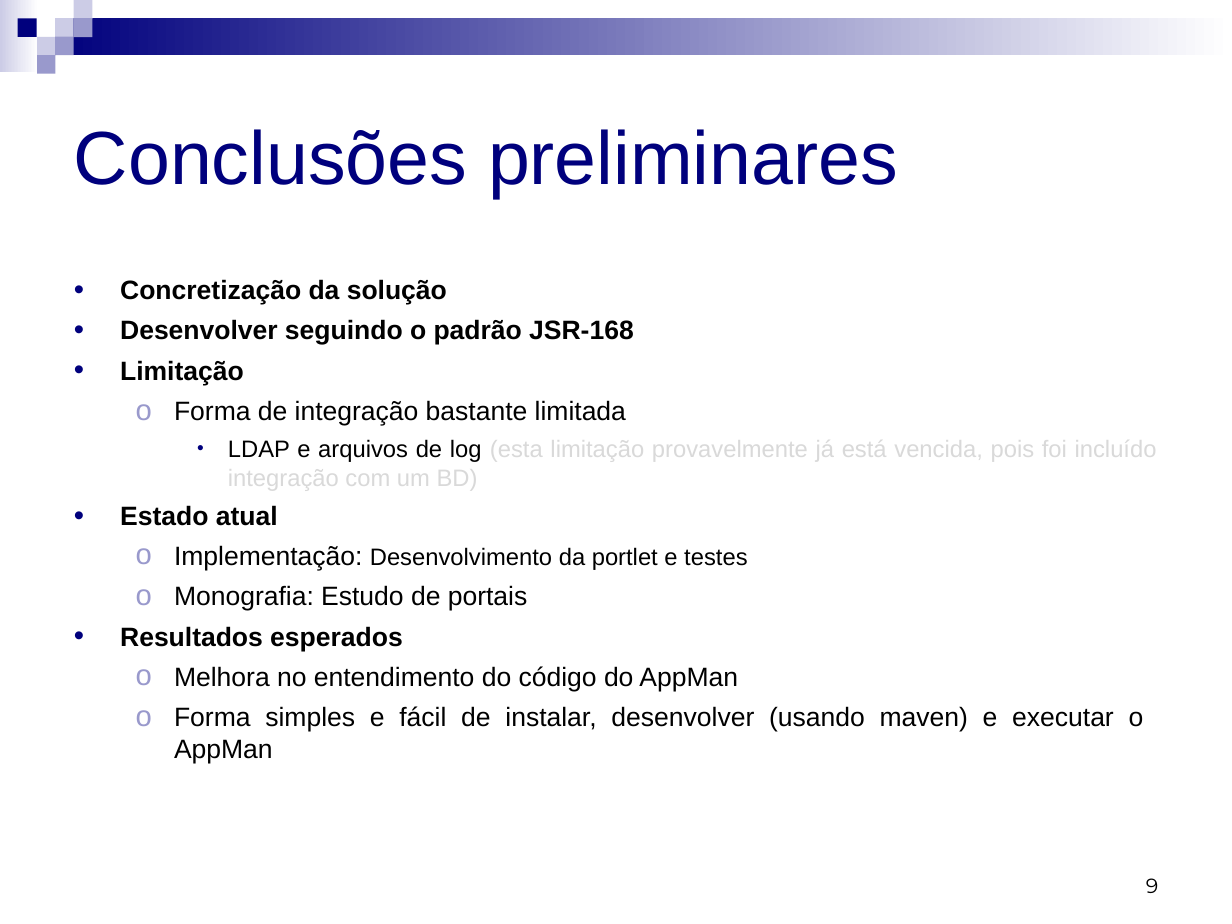
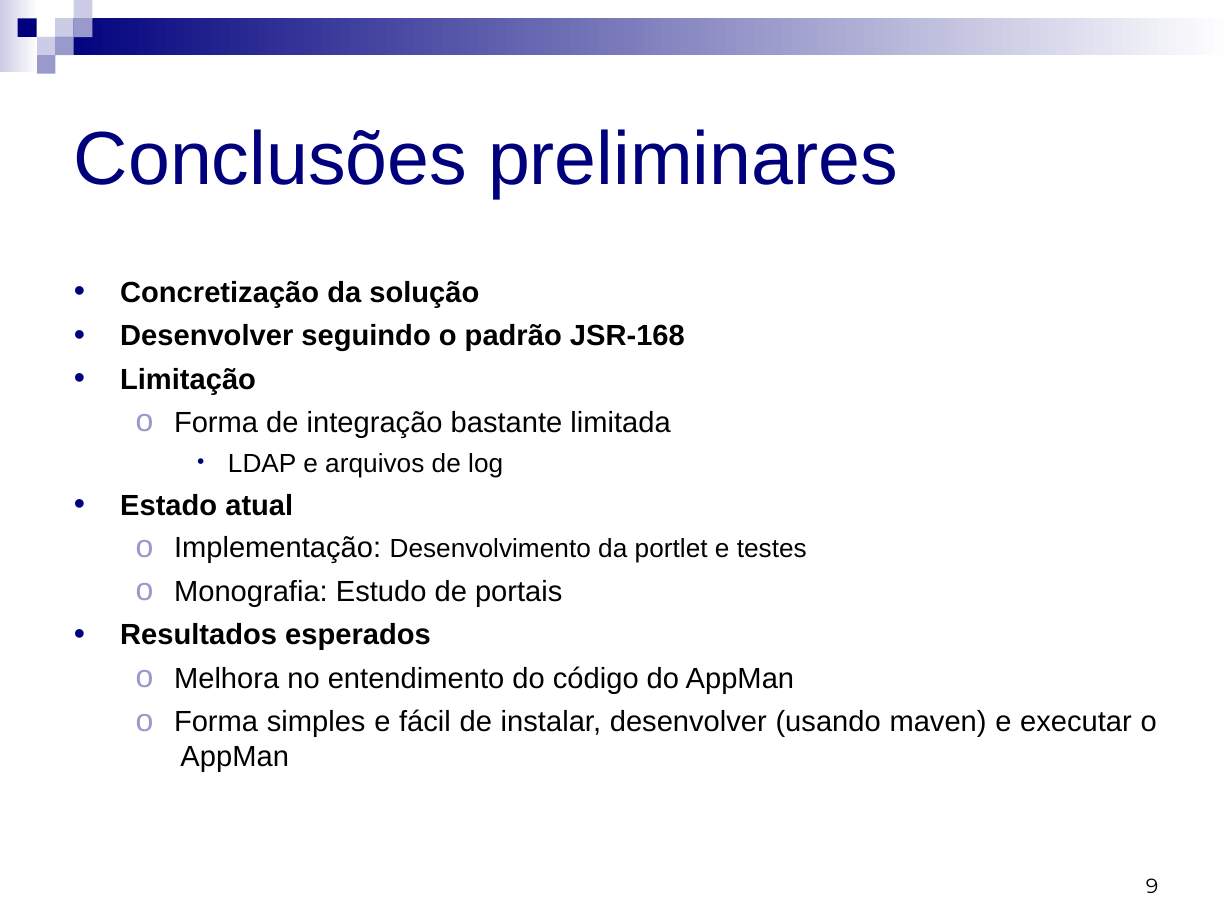
Before and after one commit to micheldavid/tcc-michel, a slide deck: slide 9 of Seminário de andamento/Michel David da Costa - Seminário de Andamento - Apresentação.ppt. Drawn at 1232x924 pixels with LibreOffice and Linux fonts; fonts in the diff are those of the drawing. Boxes give left, top, right and bottom in pixels: in the first picture for what was removed or moved away, otherwise in the second. Text is boxed around its words. In the diff, an @@ line names an element or a change of style, - is before the commit and + after.

```diff
--- a/Seminário de andamento/Michel David da Costa - Seminário de Andamento - Apresentação.ppt
+++ b/Seminário de andamento/Michel David da Costa - Seminário de Andamento - Apresentação.ppt
@@ text at [120,281,1157,771]: size 15.5 to 17 pt in "Concretização da solução", "Desenvolver seguindo o padrão JSR-168", "Limitação", "Forma de integração bastante limitada" and 6 more places; size 13.9 to 15.3 pt in "Desenvolvimento da portlet e testes" @@
@@ text at [228,453,503,478]: text changed; size 13.9 to 15.3 pt; text colour #D9D9D9 to #000000 @@
-    • LDAP e arquivos de log (esta limitação provavelmente já está vencida, pois foi incluído integração com um BD)
+    • LDAP e arquivos de log
```
Also in this commit, not shown: 1 other slide changed, 2 other files.
